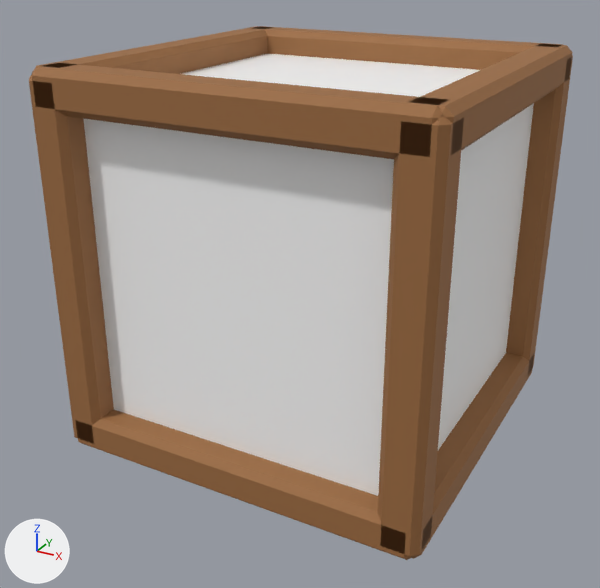
The Blender file blender/models/itembox.blend, before and after one commit.
One viewpoint serves both versions: a 50 mm camera at (1.68, -3.26, 2.11) aimed at (-0.04, -0.13, 0.54). The lights are fixed; the arrows at lower left show +X, +Y and +Z. The first picture is the older version.

The scene before the commit, as lines of its bpy script (objects in view):
```python
me_cube = bpy.data.meshes.new('Cube')
me_cube.from_pydata(...)  # a box spanning x -0.75..0.75, y -0.75..0.75, z 0.0..1.5
me_cube.materials.append(mat_itemface)  # white #ffffff
me_cube_001 = bpy.data.meshes.new('Cube.001')
me_cube_001.from_pydata(...)  # 288 vertices, 312 faces; spans x -0.87..0.87, y -0.87..0.87, z -0.12..1.62
me_cube_001.materials.append(mat_wood)  # brown #9c6b3f
ob_itemcore = bpy.data.objects.new('ItemCore', me_cube)
ob_itemcore.location = (0.0, 0.0, 0.0)
ob_itemframe = bpy.data.objects.new('ItemFrame', me_cube_001)
ob_itemframe.location = (0.0, 0.0, 0.0)
```
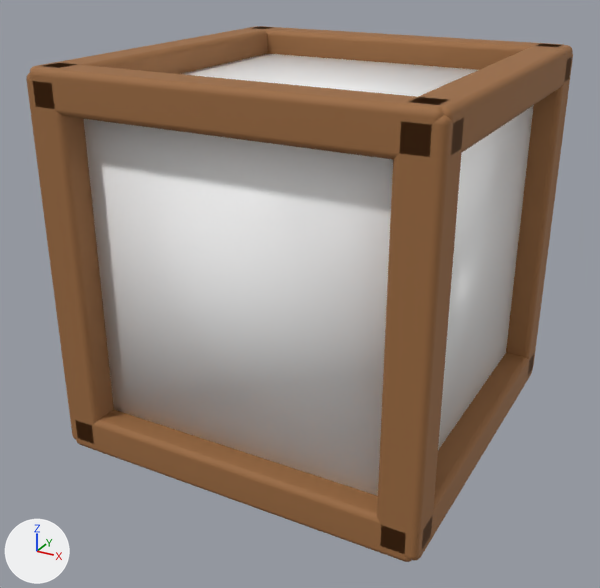
What the commit changed:
me_cube has 8 vertices, 6 faces and spans x -0.75..0.75, y -0.75..0.75, z 0.0..1.5.
me_cube is used by ob_itemcore; location (0.0, 0.0, 0.0).
me_cube part 1: all faces are now shaded smooth (6 of 6 changed).
me_cube_001 is used by ob_itemframe; location (0.0, 0.0, 0.0).
me_cube_001 had 288 vertices, 312 faces and spanned x -0.87..0.87, y -0.87..0.87, z -0.12..1.62.
me_cube_001 now has 1824 vertices, 1800 faces and spans x -0.87..0.87, y -0.87..0.87, z -0.12..1.62.
me_cube_001 part 2: 1536 vertices added at x -0.87..0.87, y -0.87..0.87, z -0.12..1.62.
me_cube_001 part 3: the surface is now shaded smooth.

Pixel boxes (x1, y1, x2, y2) of what changed, in the pictures (600 x 588 px):
'ItemFrame', reshaped
    before: (29, 26, 573, 560)
    after: (26, 26, 573, 562)
part 1 of me_cube, shading changed
    both: (84, 54, 534, 496)
part 2 of me_cube_001, added
    after: (26, 29, 573, 562)
